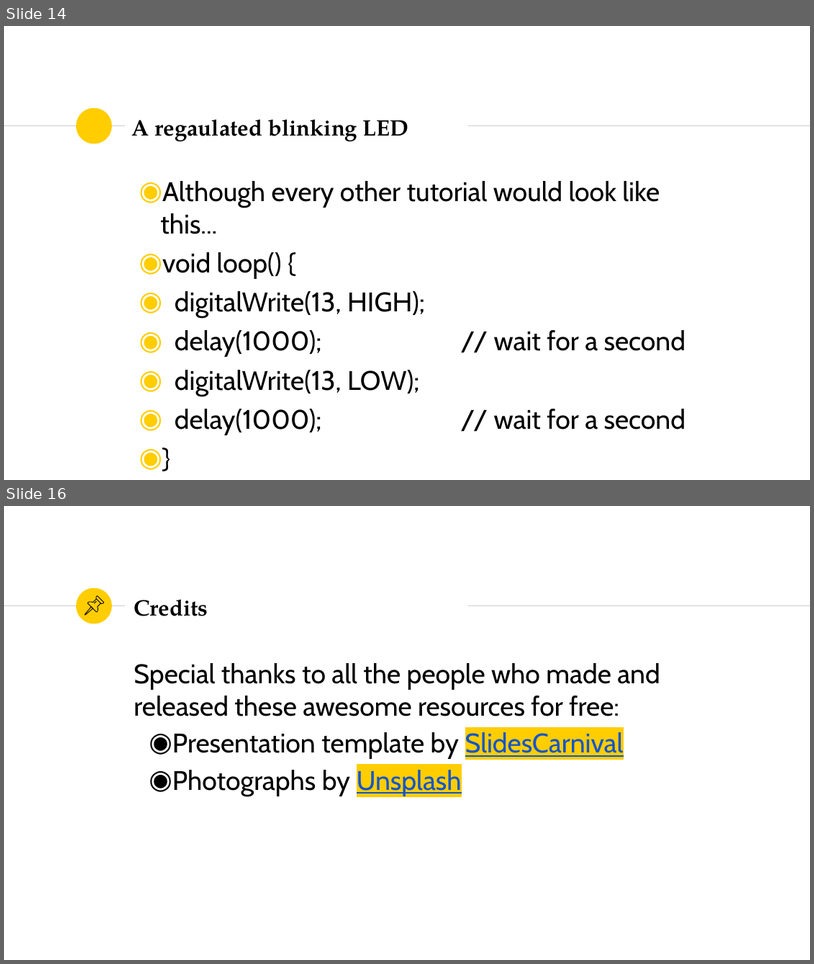
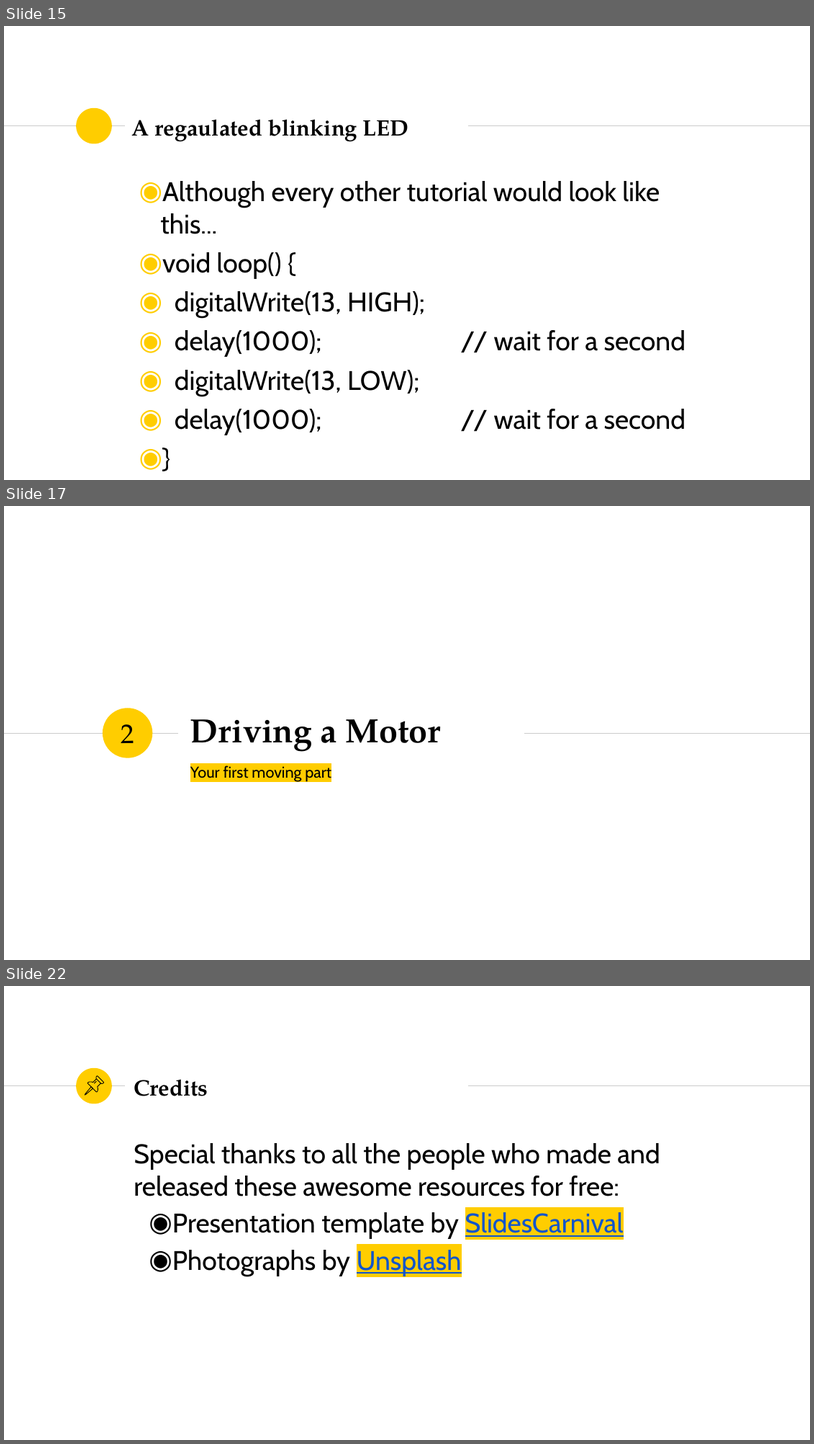
Before and after one commit to SSTIA/arduino-seminar, a slide deck: slides/ArduinoSeminar1.pptx. Shown one above the other, each under a label of ours: slides 14 and 16 before the commit, slides 15, 17 and 22 after it; the slides between them are not shown. The pictures are 814x964 and 814x1444 pixels, drawn with LibreOffice and Linux fonts; fonts in the diff are those of the drawing. Boxes give left, top, right and bottom in pixels: in the first picture for what was removed or moved away, otherwise in the second. Text is boxed around its words. In the diff, an @@ line names an element or a change of style, - is before the commit and + after.

```diff
--- a/slides/ArduinoSeminar1.pptx
+++ b/slides/ArduinoSeminar1.pptx
@@ slide 17 added at <box>4,506,810,960</box>, background #FFFFFF @@
@@ ellipse added at <box>103,708,153,758</box>, fill #FFCD00 @@
@@ title added at <box>190,719,441,752</box>, 40 pt, text #000000, bold @@
+Driving a Motor
@@ line added from (4, 733) to (178, 733), #CCCCCC 0.75 pt @@
@@ text added at <box>121,724,135,743</box>, 32 pt, text #000000 @@
+2
@@ line added from (525, 733) to (810, 733), #CCCCCC 0.75 pt @@
@@ subtitle added at <box>190,765,332,782</box>, 18.6 pt, text #000000 @@
+Your first moving part
@@ what was slide 14 is now slide 15 @@
@@ what was slide 16 is now slide 22 @@
```
Also in this commit, not shown: 1 slide changed, 5 other slides added, 1 other file.
